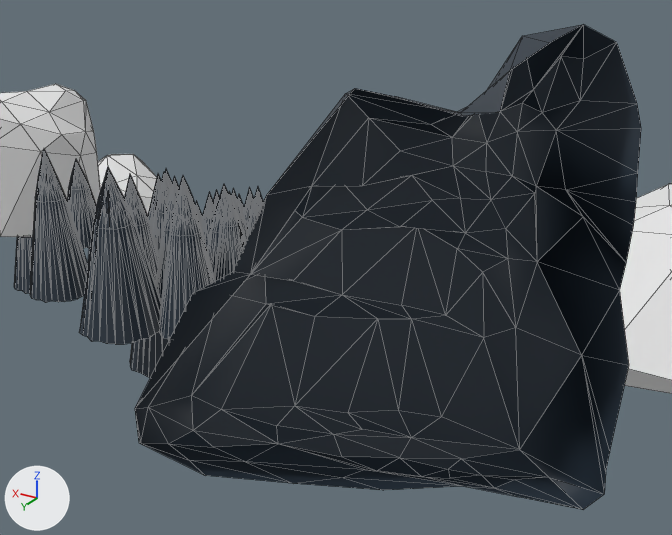
The glTF model src/assets/models/mountainShape4.glb as it was, and as the next commit left it.
Both versions are drawn from a 50 mm camera at (-122.98, 131.42, 21.29) aimed at (-101.6, 95.79, 3.47). Every picture has the same lights, and +X, +Y and +Z are marked at lower left. Mesh edges are drawn as thin lines. Where no turn or scale is listed for an object, it has been applied to the vertices. Vertices at the same position are counted once.
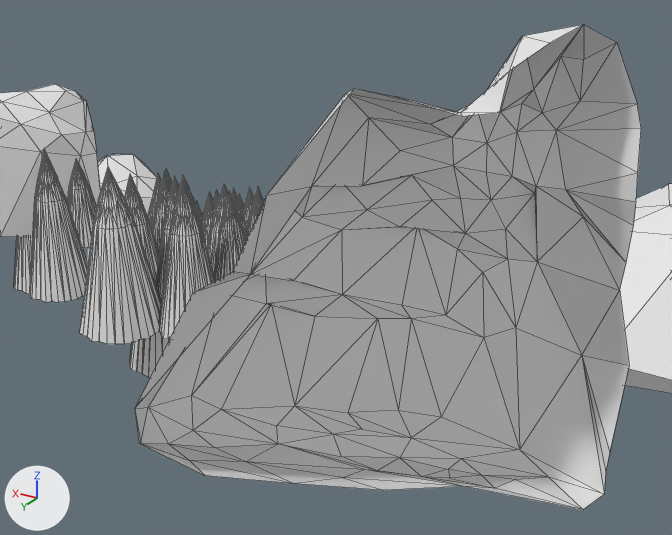
Boxes (x1, y1, x2, y2) around the edits, measured in the pictures (672 x 535 px):
part 1 of me_cube_007, cut back: (465, 486, 582, 510) in both
part 2 of me_cube_007, recoloured (black to grey): (135, 24, 641, 510) in both
part 3 of me_cone, recoloured: (14, 148, 263, 378) in both

What changed in the scene script:
```text
Change me_cube_007:
    used by ob_mountainshape1_001; location = (-105.06, 91.15, 3.05)
    verts and faces of me_cube_007; kept vertices keep their numbers, new ones are numbered from 122
    before: 31 (-7.6, -4.3, -15.5) at pixel (583, 509), 32 (-2.9, 2.4, -11.4) at pixel (463, 486), 33 (-3.3, -1.3, -13.7) at pixel (494, 488), 34 (-5.0, -0.6, -13.2) at pixel (519, 497)
    remove me_cube_007.from_pydata(...)  # 122 vertices, 212 faces; spans x -8.3..8.2, y -8.5..16.0, z -15.5..11.4
    add me_cube_007.from_pydata(...)  # 121 vertices, 211 faces; spans x -8.3..8.2, y -8.5..16.0, z -15.5..11.4
    me_cube_007 part 1
    add delete_vertices([34])  # with the faces that use them
    add faces += [(31, 32, 33)]
    me_cube_007 part 2: 210 faces spanning x -8.3..8.2, y -8.5..16.0, z -15.5..11.4 switch from mat_material_003 (picture img_palette) to no material
Change me_cone:
    where me_cone.from_pydata(...)  # 109 vertices, 184 faces; spans x -0.79..0.79, y -0.8..0.8, z -1.0..1.0
    used by ob_fartree1_019; location = (-48.68, 38.45, -23.75); rotation_euler = (0.0, 0.0, -2.571), in degrees (0, 0, -147); scale = (3.1, 3.1, 5.75)
    me_cone part 3: 184 faces spanning x -0.79..0.79, y -0.8..0.8, z -1.0..1.0 switch from mat_material_003 (picture img_palette) to no material
```
